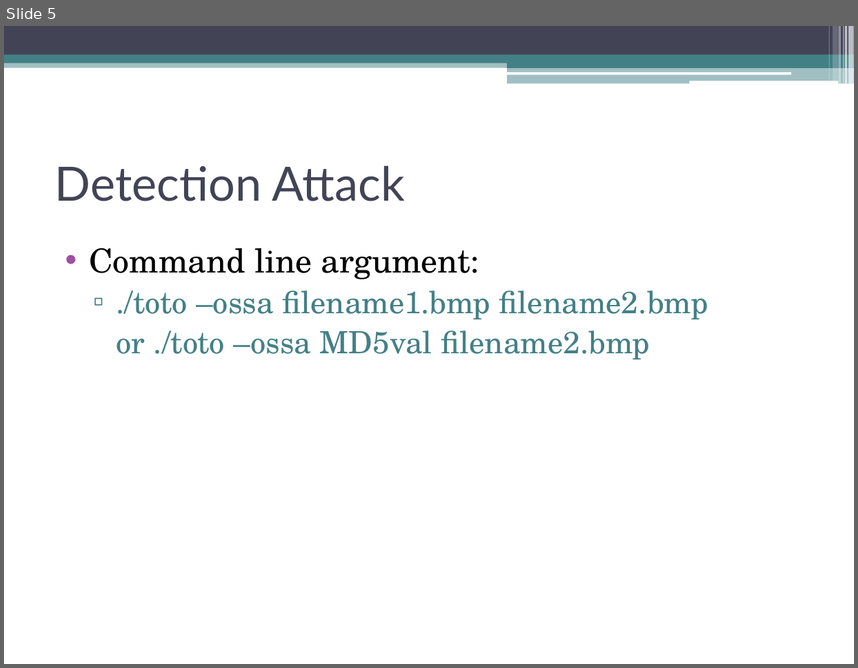
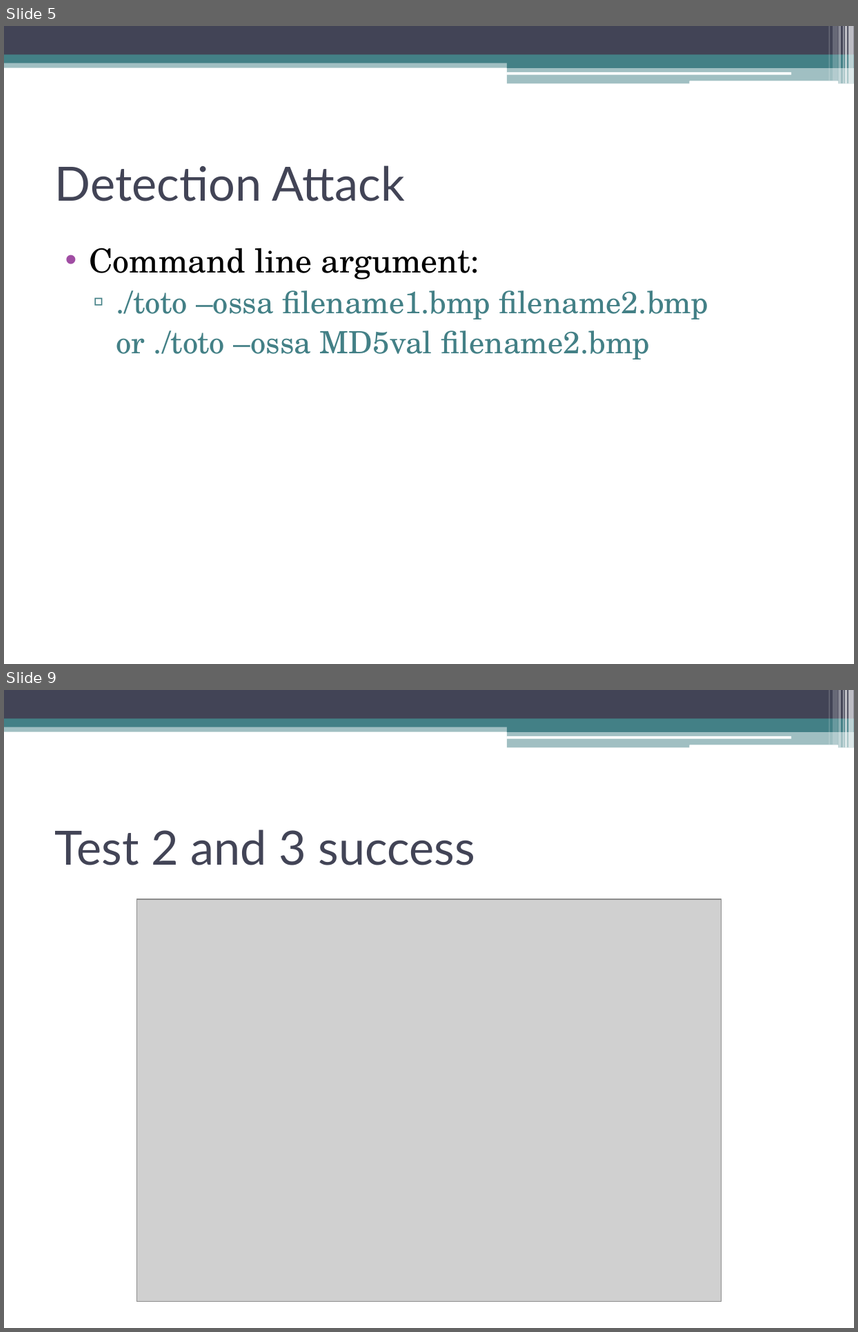
Before and after one commit to jaideng123/Cryptosystems, a slide deck: FinalPresentation.pptx. Shown one above the other, each under a label of ours: slide 5 before the commit, slides 5 and 9 after it; the slides between them are not shown. The pictures are 858x668 and 858x1332 pixels, drawn with LibreOffice and Linux fonts; fonts in the diff are those of the drawing; grey boxes stand for pictures. Boxes give left, top, right and bottom in pixels: in the first picture for what was removed or moved away, otherwise in the second. Text is boxed around its words. In the diff, an @@ line names an element or a change of style, - is before the commit and + after.

```diff
--- a/FinalPresentation.pptx
+++ b/FinalPresentation.pptx
@@ slide 9 added at (4, 690, 854, 1328), background #FFFFFF; not listed: 13 template elements that a slide beside it also shows @@
@@ title added at (55, 829, 475, 865), 40 pt, text #424456 @@
+Test 2 and 3 success
@@ picture added at (136, 899, 722, 1301) @@
```
Also in this commit, not shown: 5 other slides added, 3 other files.
